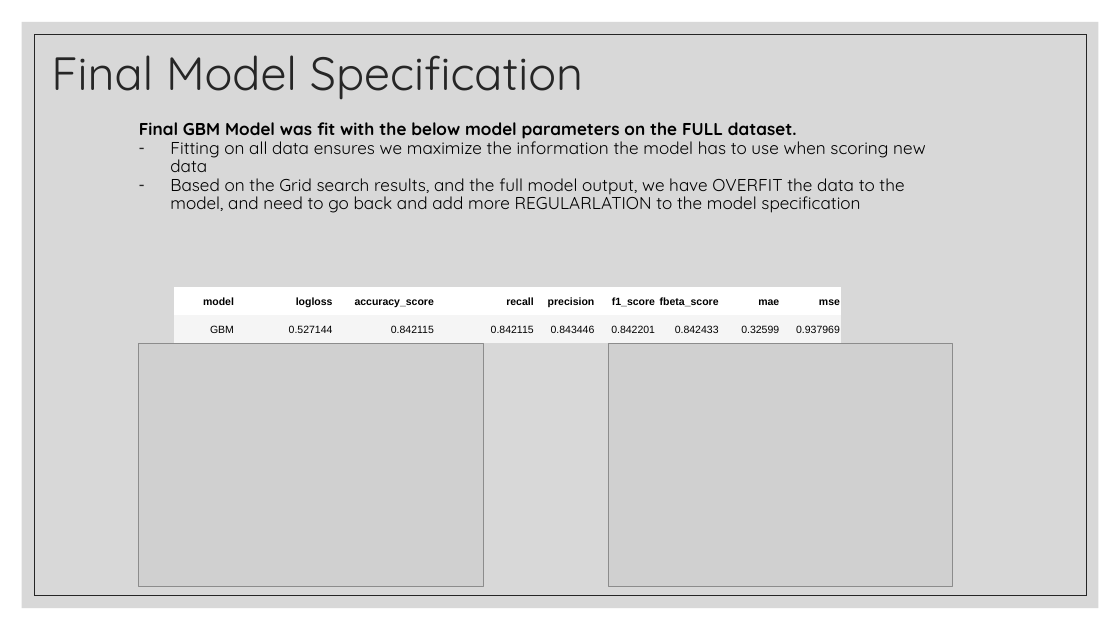
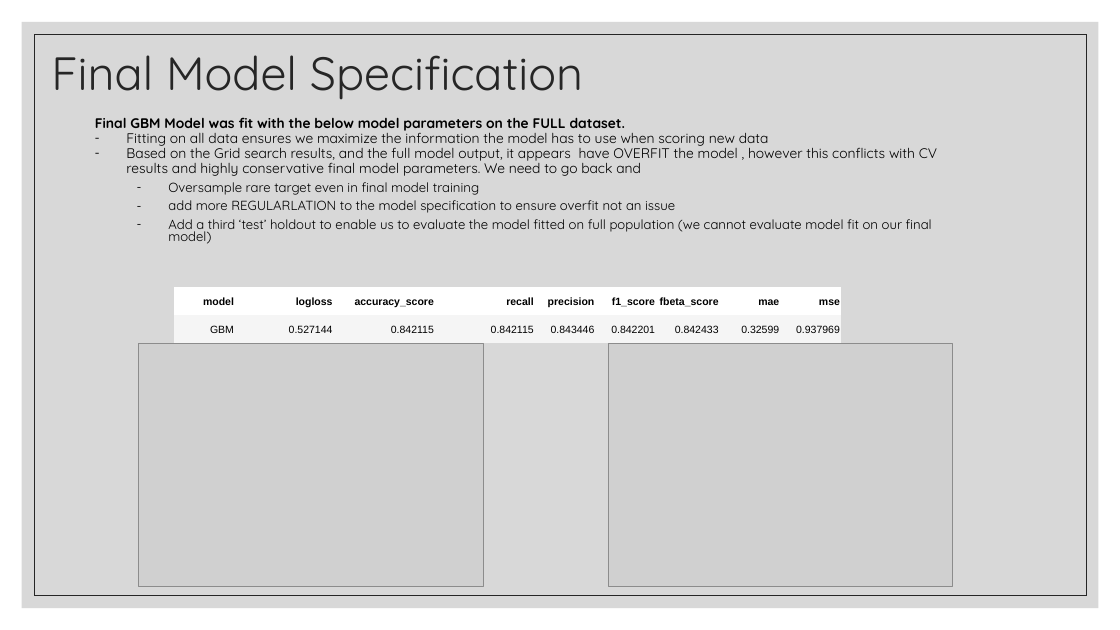
Before and after one commit to zack-carideo/qas4_casestudy, a slide deck: slide 20 of CFPB Complaint Modeling.pptx. Drawn at 1120x630 pixels with LibreOffice and Linux fonts; fonts in the diff are those of the drawing; grey boxes stand for pictures. Boxes give left, top, right and bottom in pixels: in the first picture for what was removed or moved away, otherwise in the second. Text is boxed around its words. In the diff, an @@ line names an element or a change of style, - is before the commit and + after.

Commit message:
presentation

```diff
--- a/CFPB Complaint Modeling.pptx
+++ b/CFPB Complaint Modeling.pptx
@@ text "Final GBM Model was fit ...": place and size @@
-text "Final GBM Model was fit ..." at (139, 122, 925, 213)
+text "Final GBM Model was fit ..." at (95, 117, 937, 244)
@@ text at (95, 117, 769, 146): size 14.7 to 11.9 pt in "Final GBM Model was fit with the ...", "Fitting on all data ensures we maximize ..." @@
@@ text at (126, 144, 937, 244): text changed; size 14.7 to 11.2 pt @@
-– Based on the Grid search results, and the full model output, we have OVERFIT the data to the model, and need to go back and add more REGULARLATION to the model specification
+– Based on the Grid search results, and the full model output, it appears have OVERFIT the model , however this conflicts with CV results and highly conservative final model parameters. We need to go back and
+  – Oversample rare target even in final model training
+  – add more REGULARLATION to the model specification to ensure overfit not an issue
+  – Add a third ‘test’ holdout to enable us to evaluate the model fitted on full population (we cannot evaluate model fit on our final model)
```
Also in this commit, not shown: 2 other slides changed.
